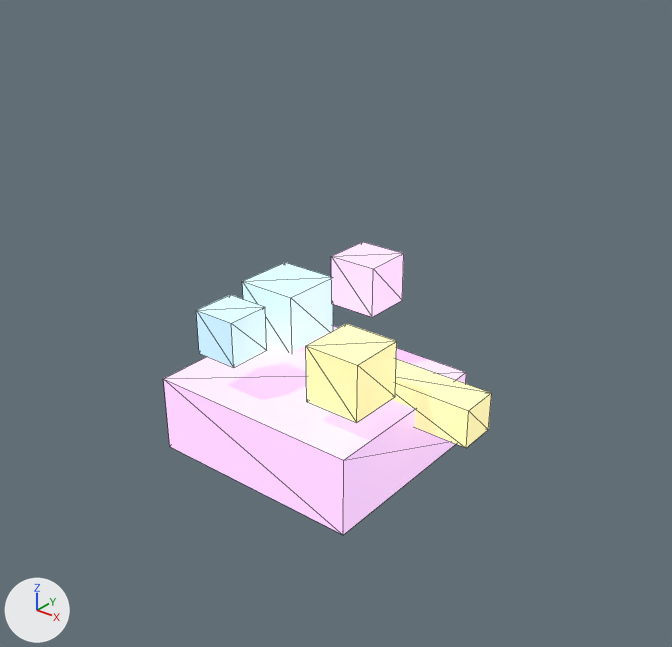
Renders of the glTF model assets/models/materials/materials_pixie_dust.glb from each side of a commit.
One viewpoint serves both versions: a 50 mm lens placed at (0.289, -0.343, 0.296), pointed at (0.021, -0.009, 0.089). Every picture has the same lights, and +X, +Y and +Z are marked at lower left. The older version comes first. Mesh edges are drawn as thin lines. Where no turn or scale is listed for an object, it has been applied to the vertices.

Names of what the first picture shows: 'pile', 'spark_a', 'spark_b', 'spark_c', 'spark_d', 'trail'.
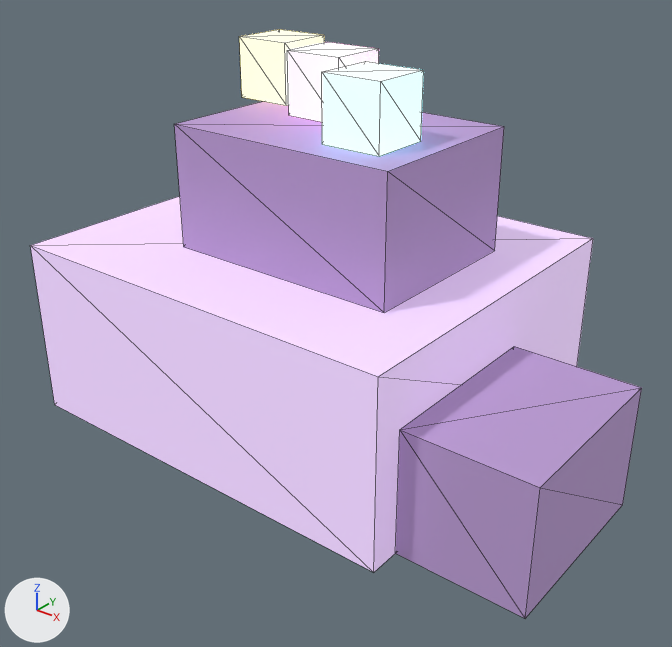
ob_materials_pixie_dust is not drawn itself; it is the parent of ob_spark_b.

The edits, one by one:
Material 'pd_cyan' (mat_pd_cyan) is new.
Its base color is (0.35, 0.9, 0.95) (cyan #a0f3f9).
Its roughness is 0.3.
Its emission color is (0.368, 0.947, 1.0) (cyan #a3f9ff).
Its emission strength is 1.71.
Material 'pd_gold' (mat_pd_gold) is new.
Its base color is (0.95, 0.78, 0.35) (beige #f9e5a0).
Its roughness is 0.35.
Its emission color is (1.0, 0.821, 0.368) (yellow #ffeaa3).
Its emission strength is 1.425.
Material 'pd_dark' (mat_pd_dark) is new.
Its base color is (0.42, 0.28, 0.55) (purple #ad90c4).
Its roughness is 0.75.
Its emission color is (0.063, 0.042, 0.0825) (dark purple #473a51).
Its emission strength is 1.0.
Material 'pd_dust' (mat_pd_dust) is new.
Its base color is (0.72, 0.55, 0.85) (purple #ddc4ed).
Its roughness is 0.7.
Its emission color is (0.288, 0.22, 0.34) (greyish purple #92819e).
Its emission strength is 1.0.
Material 'pd_pink' (mat_pd_pink) is new.
Its base color is (0.95, 0.45, 0.75) (pink #f9b3e1).
Its roughness is 0.32.
Its emission color is (1.0, 0.474, 0.789) (pink #ffb7e6).
Its emission strength is 1.33.
me_立方体_002 has 8 vertices, 12 faces and spans x -0.0156..0.0156, y -0.0156..0.0156, z -0.0156..0.0156.
me_立方体_002 no longer uses material mat_pd3 (beige #f9edaa, glowing beige #bfb681).
me_立方体_002 gains material mat_pd_gold (beige #f9e5a0, glowing yellow #ffeaa3).
Mesh me_立方体_003_1 is new.
It is a box spanning x -0.0156..0.0156, y -0.0156..0.0156, z -0.0156..0.0156.
It uses material mat_pd_cyan (cyan #a0f3f9, glowing cyan #a3f9ff).
Mesh me_立方体_001_1 is new.
It is a box spanning x -0.0625..0.0625, y -0.0469..0.0469, z -0.0312..0.0312.
It uses material mat_pd_dark (purple #ad90c4).
Mesh me_立方体_1 is new.
It is a box spanning x -0.109..0.109, y -0.094..0.094, z -0.047..0.047.
It uses material mat_pd_dust (purple #ddc4ed, glowing greyish purple #92819e).
Mesh me_立方体_004_1 is new.
It is a box spanning x -0.0156..0.0156, y -0.0156..0.0156, z -0.0156..0.0156.
It uses material mat_pd_pink (pink #f9b3e1, glowing pink #ffb7e6).
Mesh me_立方体_005_1 is new.
It is a box spanning x -0.0312..0.0312, y -0.0469..0.0469, z -0.0312..0.0312.
It uses material mat_pd_dark (purple #ad90c4).
Object 'materials_pixie_dust' (ob_materials_pixie_dust) moves from (0.0, 0.0, 0.0) to (0.0, 0.0, 0.0312).
Object 'pile' (ob_pile) is deleted.
Object 'spark_a' (ob_spark_a) is deleted.
Object 'spark_b' (ob_spark_b) now shows me_立方体_003_1 instead of me_立方体_002.
Object 'spark_b' (ob_spark_b) moves from (0.0437, -0.025, 0.075) to (0.0469, -0.0156, 0.172).
Object 'spark_c' (ob_spark_c) is deleted.
Object 'spark_d' (ob_spark_d) is deleted.
Object 'trail' (ob_trail) is deleted.
Object 'peak' (ob_peak) is new; it shows me_立方体_001_1.
Its location is (0.0156, 0.0, 0.1562).
Object 'mound' (ob_mound) is new; it shows me_立方体_1.
Its location is (0.0, 0.0, 0.0781).
Object 'mote_pink' (ob_mote_pink) is new; it shows me_立方体_004_1.
Its location is (0.0, 0.0156, 0.2031).
Object 'mote_gold' (ob_mote_gold) is new; it shows me_立方体_002.
Its location is (-0.0469, 0.0312, 0.2031).
Object 'lobe' (ob_lobe) is new; it shows me_立方体_005_1.
Its location is (0.1406, -0.0312, 0.0625).

Boxes [x1, y1, x2, y2] around the edits, measured in the pictures (672 x 647 px):
'mound', added
    after: [30, 196, 593, 572]
'peak', added (purple)
    after: [174, 101, 504, 313]
'lobe', added (purple)
    after: [395, 346, 642, 618]
'pile', deleted
    before: [164, 326, 466, 535]
'spark_b', recoloured, moved, reshaped (12% wider)
    before: [306, 324, 397, 423]
    after: [322, 62, 424, 156]
'spark_a', deleted
    before: [242, 262, 333, 352]
'trail', deleted (beige)
    before: [391, 359, 491, 448]
'spark_c', deleted
    before: [331, 242, 404, 317]
'spark_d', deleted
    before: [196, 295, 267, 368]
'mote_gold', added
    after: [239, 29, 324, 105]
'mote_pink', added
    after: [287, 42, 379, 122]
